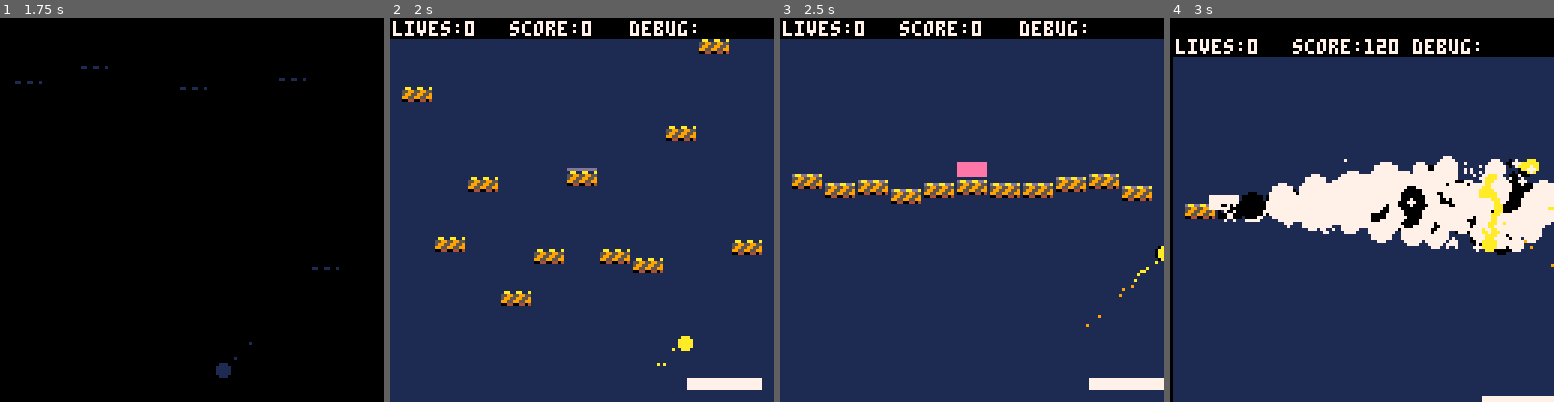
Above: before the commit, frames 1-4 (left to right).
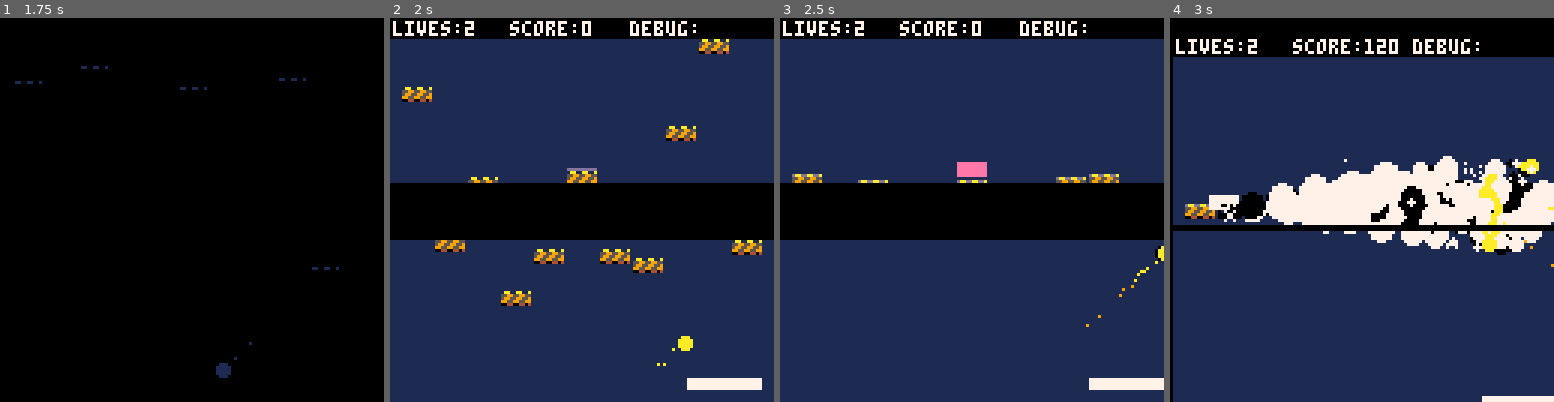
Above: after the commit, the same moments.

Repository: grantconnerywalker/MyPico-8Carts
Game: PICO-8 cartridge mybreakout.p8
The game is run twice, just before and just after one commit, with the same random seed, the same clock (stepped at 60 frames per second) and the same inputs.
Inputs:
- Up to frame 1 (1.75 s): tap X (X key) at 0.33, 1.07 s; tap O (Z key) at 0.7, 1.7 s; hold Right from 1.6 s (still down)
- Up to frame 2 (2 s): keep holding Right; tap X (X key) at 1.85 s
- Up to frame 3 (2.5 s): release Right at 2.1 s; tap O (Z key) at 2.1 s; hold Up 2.15-2.42 s; hold Right from 2.47 s (still down)
- Up to frame 4 (3 s): keep holding Right; tap O (Z key) at 2.5, 2.9 s; tap X (X key) at 2.97 s

Frame 1 is identical in both runs. In frame 2, 15% of the frame differs, in the area x 0-100%, y 1-58%; in frame 3, 15%; in frame 4, 1.5%.

Commit message:
ep 51 complete

Diff:
--- a/mybreakout.p8
+++ b/mybreakout.p8
@@ -76,6 +76,14 @@
 	nitials={1,1,1}
 	nit_sel=1
 	nit_conf=false
+
+	--sash / banner ui
+	sash_w=0
+	sash_dw=0
+	sash_c=8
+	sash_text="ohai"
+	sash_frames=0
+	sash_v=false
 
 	--debug
 	debug1=""
@@ -313,7 +321,7 @@
 	level = levels[levelnum]
 	buildbricks(level)
 
-	lives=0
+	lives=2
 	score=0
 	multiplier=1
 	pointsmult=1
@@ -467,6 +475,7 @@
 	pointsmult=1
 
 	resetpills()
+	showsash("stage "..levelnum,0)
 
 	sticky_x=flr(pad_w/2)
 
@@ -630,6 +639,20 @@
 -----------------------------
 -------- juicy stuff --------
 -----------------------------
+
+function showsash(_t,_c)
+	--todo also animate it warping in
+		--sash / banner ui
+	sash_w=0
+	sash_dw=9
+	sash_c=_c
+	sash_text=_t
+	sash_frames=0
+	sash_v=true
+	printh("_t ".._t)
+	printh("_c ".._c)
+end
+
 function doshake()
 	-- -16 to +16
 	local shakex=16-rnd(32)
@@ -1024,6 +1047,7 @@
 	doblink()
 	doshake()
 	updateparts()
+	update_sash()
 	if mode=="game" then
 		update_game()
 	elseif mode=="start" then
@@ -1138,6 +1162,24 @@
 	if govercountdown<=0 then
 		govercountdown=-1
   mode="gameover"
+	end
+end
+
+function update_sash()
+	if sash_v then
+		sash_frames+=1
+		--animate width
+		sash_w+=(sash_dw-sash_w)/5
+		if abs(sash_dw-sash_w)<0.3 then
+			sash_w=sash_dw
+		end
+		--make sash go away
+		if sash_frames>60 then
+			sash_dw=0
+		end
+		if sash_frames>90 then
+			sash_v=false
+		end
 	end
 end
 
@@ -1461,6 +1503,7 @@
 				shake+=0.4
 				lives-=1
 				if lives < 0 then
+					lives=0
 					gameover()
 				else
 					serveball()
@@ -1598,6 +1641,8 @@
 		print("score:"..score,40,1,7)
 	print("debug:"..debug1,80,1,7)
 	end
+
+	draw_sash()
 end
 
 function draw_start()
@@ -1638,6 +1683,12 @@
 	rectfill(0,60,128,75,0)
 	print("stage clear!",47,62,7)
 	print("press ❎ to continue",30,68,blink_w)
+end
+
+function draw_sash()
+	if sash_v then
+		rectfill(0,64-(sash_w),128,64+sash_w,sash_c)
+	end
 end
 
 function draw_winner()
